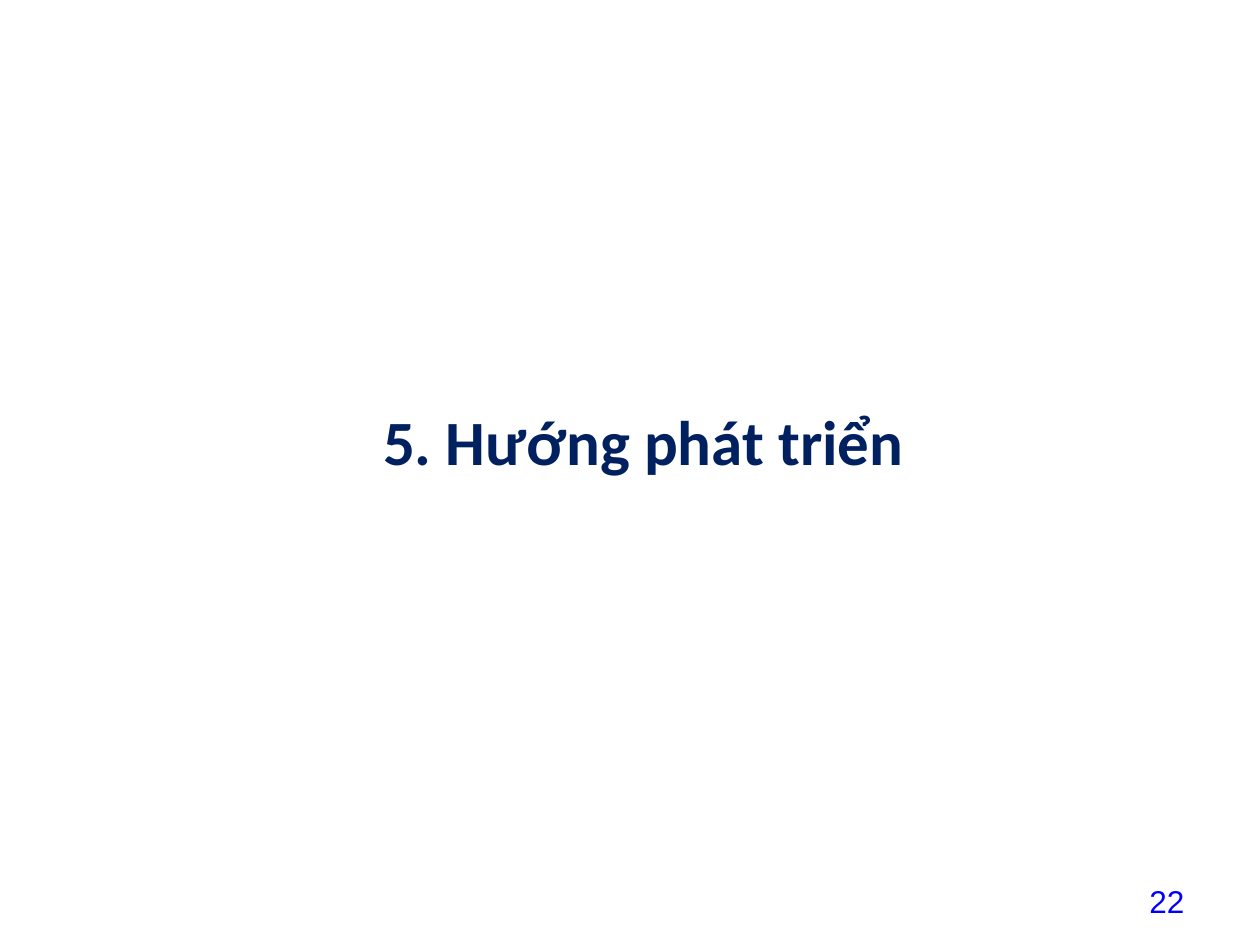
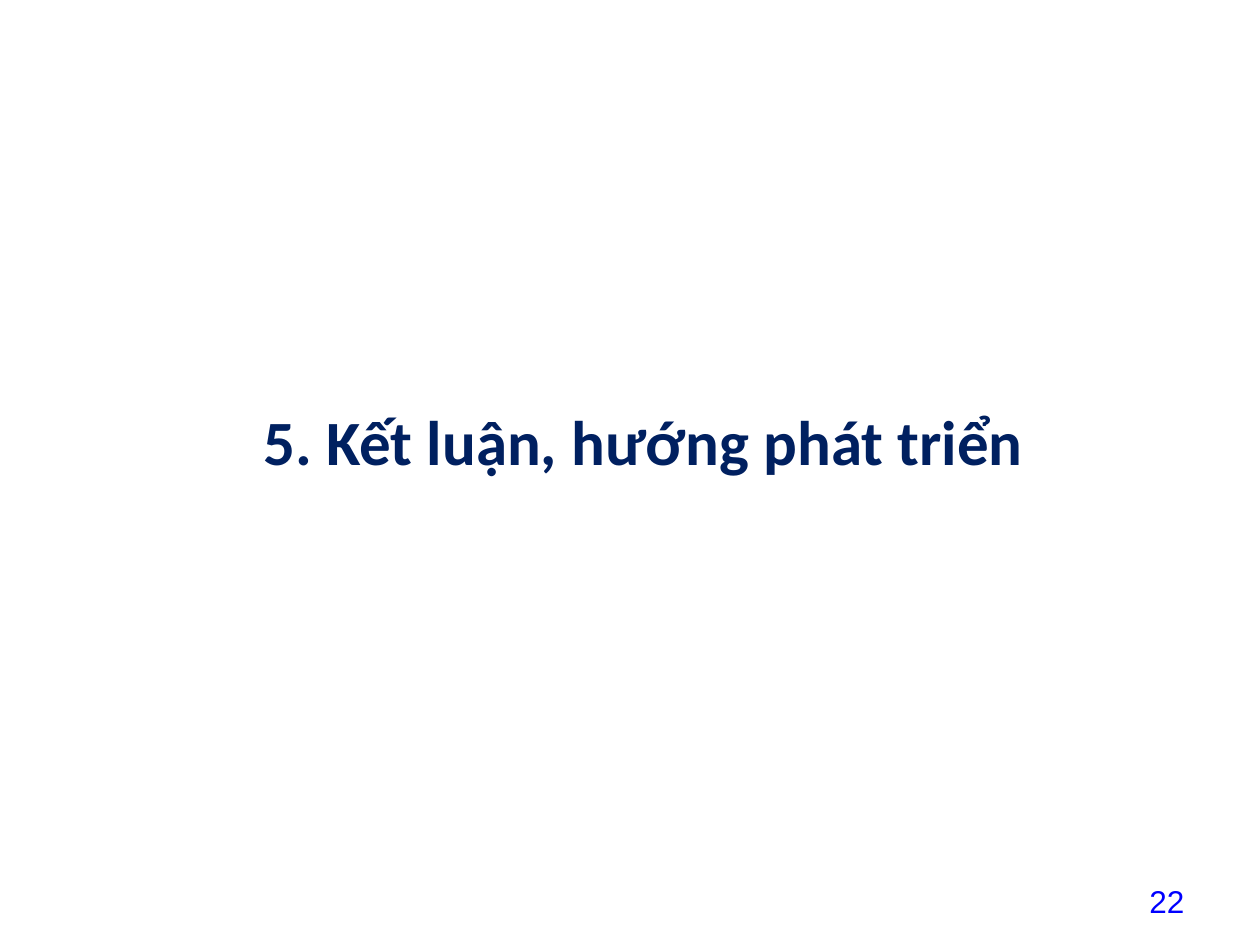
Before and after one commit to datdatnguyen2609/datdatnguyen2609, a slide deck: slide 22 of project/baitaplon/13_NguyenThanhDat211440519_baitaplon.pptx. Drawn at 1260x945 pixels with LibreOffice and Linux fonts; fonts in the diff are those of the drawing; background and template pictures are left out. Boxes give left, top, right and bottom in pixels: in the first picture for what was removed or moved away, otherwise in the second. Text is boxed around its words. In the diff, an @@ line names an element or a change of style, - is before the commit and + after.

Commit message:
update

```diff
--- a/project/baitaplon/13_NguyenThanhDat211440519_baitaplon.pptx
+++ b/project/baitaplon/13_NguyenThanhDat211440519_baitaplon.pptx
@@ title at <box>263,415,1023,477</box>: text changed @@
-5. Hướng phát triển
+5. Kết luận, hướng phát triển
```
Also in this commit, not shown: 2 slides added.
